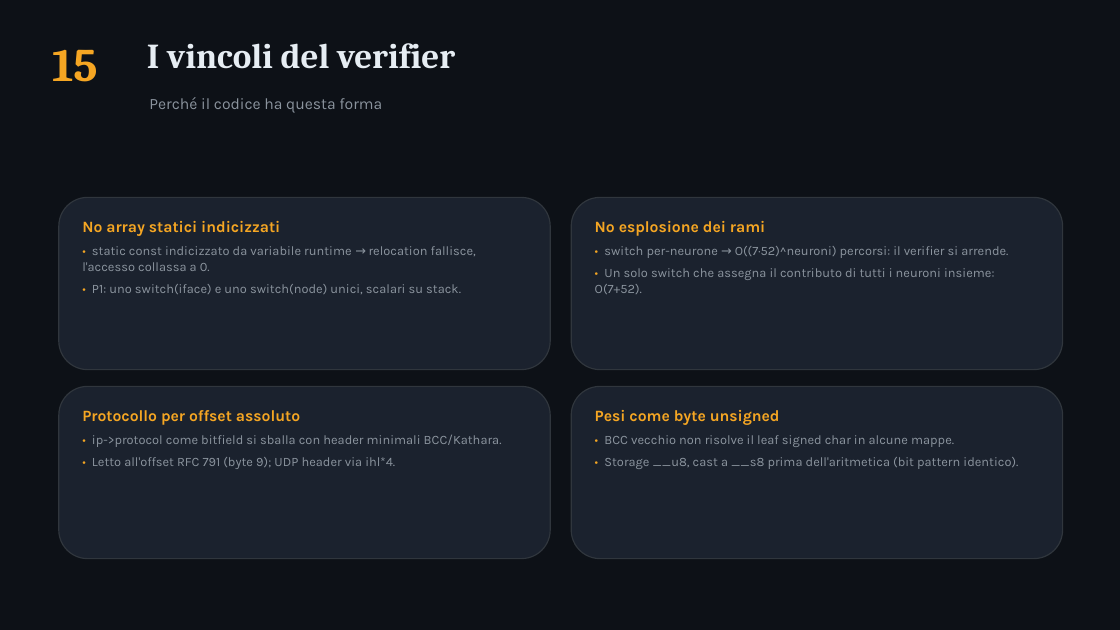
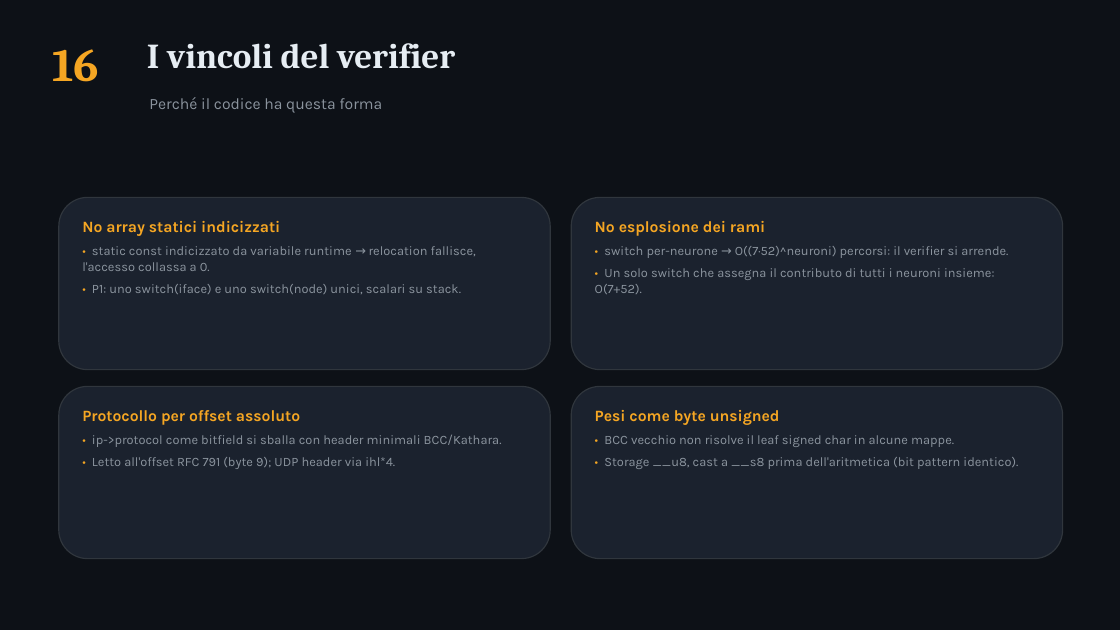
Before and after one commit to ettore-cantile/ipa_lab, a slide deck: slide 17 of docs/IPA_eBPF_pipelines.pptx (slide 16 before the commit). Drawn at 1120x630 pixels with LibreOffice and Linux fonts; fonts in the diff are those of the drawing. Boxes give left, top, right and bottom in pixels: in the first picture for what was removed or moved away, otherwise in the second. Text is boxed around its words. In the diff, an @@ line names an element or a change of style, - is before the commit and + after.

```diff
--- a/docs/IPA_eBPF_pipelines.pptx
+++ b/docs/IPA_eBPF_pipelines.pptx
@@ text at [52,49,98,82]: text changed @@
-15
+16
```
Also in this commit, not shown: 1 other slide changed, 1 slide added, 9 other files.
